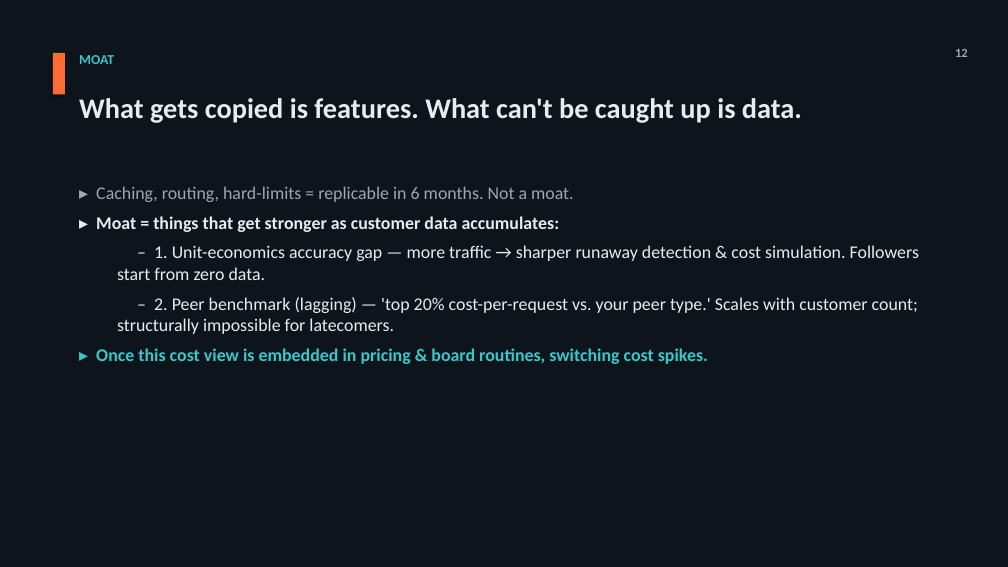
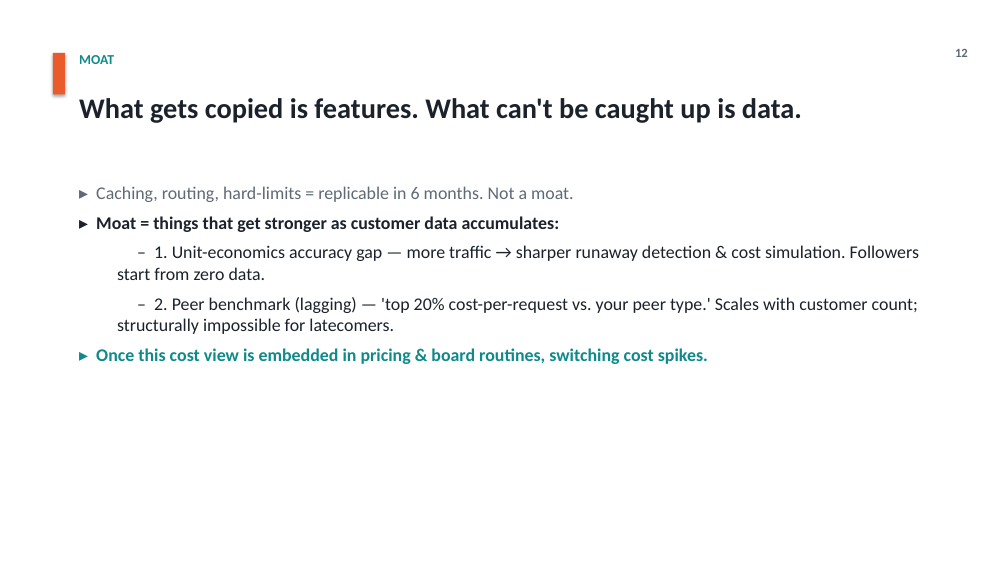
Before and after one commit to jmormalik/WTIA_AI_Cost_Gov, a slide deck: slide 12 of deliverables/Pitch_Deck_VersionB_Hero-Hybrid_EN.pptx. Drawn at 1008x567 pixels with LibreOffice and Linux fonts; fonts in the diff are those of the drawing. Boxes give left, top, right and bottom in pixels: in the first picture for what was removed or moved away, otherwise in the second. Text is boxed around its words. In the diff, an @@ line names an element or a change of style, - is before the commit and + after.

```diff
--- a/deliverables/Pitch_Deck_VersionB_Hero-Hybrid_EN.pptx
+++ b/deliverables/Pitch_Deck_VersionB_Hero-Hybrid_EN.pptx
@@ background #0E141B to #FFFFFF @@
@@ rectangle at [53,53,65,95]: fill #FF6B35 to #EA5B2B @@
@@ text "MOAT" at [79,55,114,64]: text colour #35C9C9 to #0E8A8A @@
@@ text "12" at [955,49,968,57]: text colour #9AA7B4 to #5E6A76 @@
@@ text "What gets copied is features. ..." at [79,98,802,123]: text colour #E8ECF1 to #1B222B @@
@@ text "▸ Caching, routing, hard-limits = ..." at [96,186,919,364]: text colour #9AA7B4 to #5E6A76 in "▸ Caching, routing, hard-limits = replicable in ..."; text colour #E8ECF1 to #1B222B in "▸ Moat = things that get stronger ...", "– 1. Unit-economics accuracy gap — more ...", "– 2. Peer benchmark (lagging) — 'top ..."; text colour #35C9C9 to #0E8A8A in "▸ Once this cost view is embedded ..." @@
```
Also in this commit, not shown: 16 other slides changed, 2 other files.
